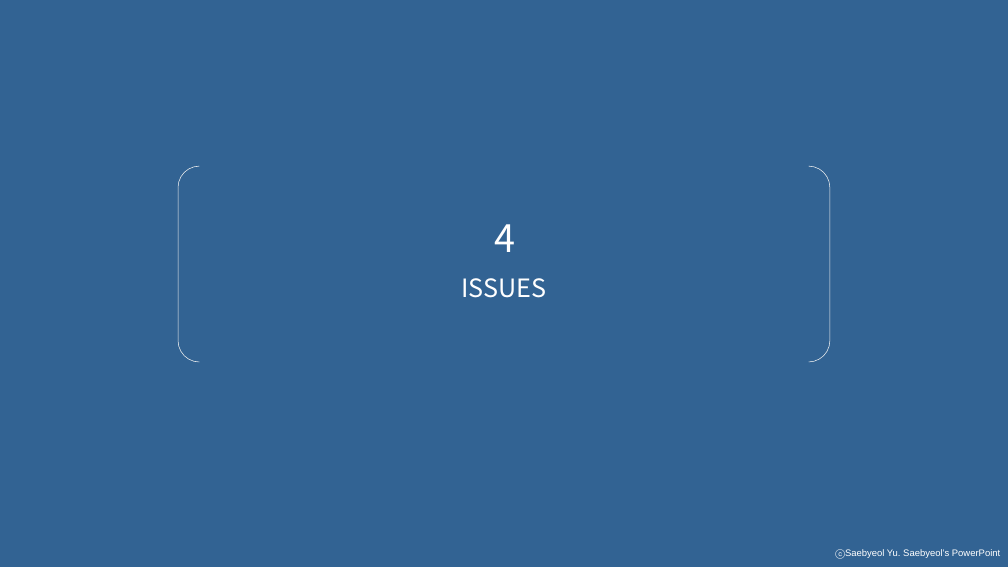
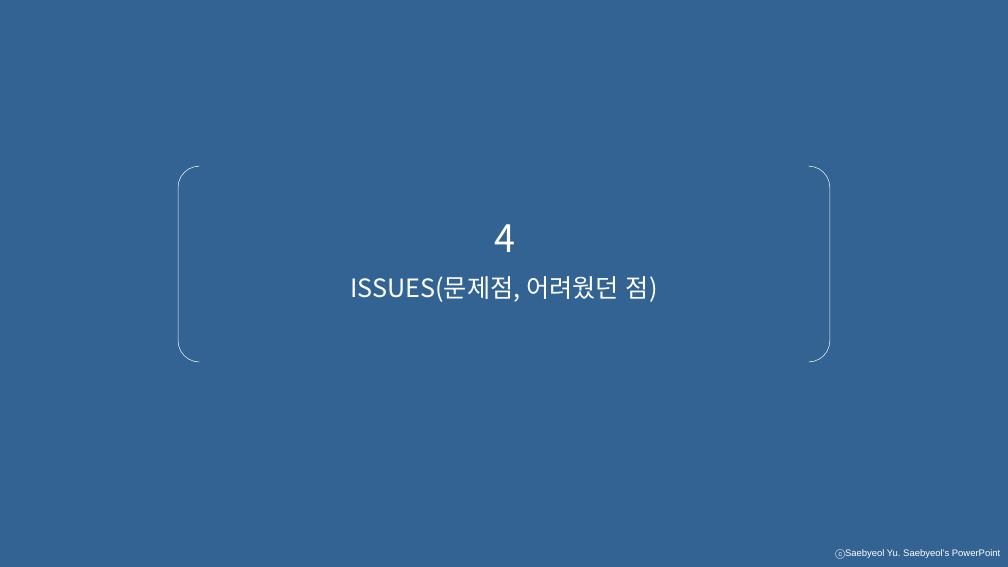
Before and after one commit to geoni4/summary, a slide deck: slide 11 of 프로젝트 발표자료 모음/jsp-servlet 발표 자료/jsp-servlet 발표자료.pptx (slide 10 before the commit). Drawn at 1008x567 pixels with LibreOffice and Linux fonts; fonts in the diff are those of the drawing. Boxes give left, top, right and bottom in pixels: in the first picture for what was removed or moved away, otherwise in the second. Text is boxed around its words. In the diff, an @@ line names an element or a change of style, - is before the commit and + after.

```diff
--- a/프로젝트 발표자료 모음/jsp-servlet 발표 자료/jsp-servlet 발표자료.pptx
+++ b/프로젝트 발표자료 모음/jsp-servlet 발표 자료/jsp-servlet 발표자료.pptx
@@ text at [350,276,658,302]: text changed @@
-ISSUES
+ISSUES(문제점, 어려웠던 점)
```
Also in this commit, not shown: 4 other slides changed, 7 slides added, 32 slides removed, 5 other files.
